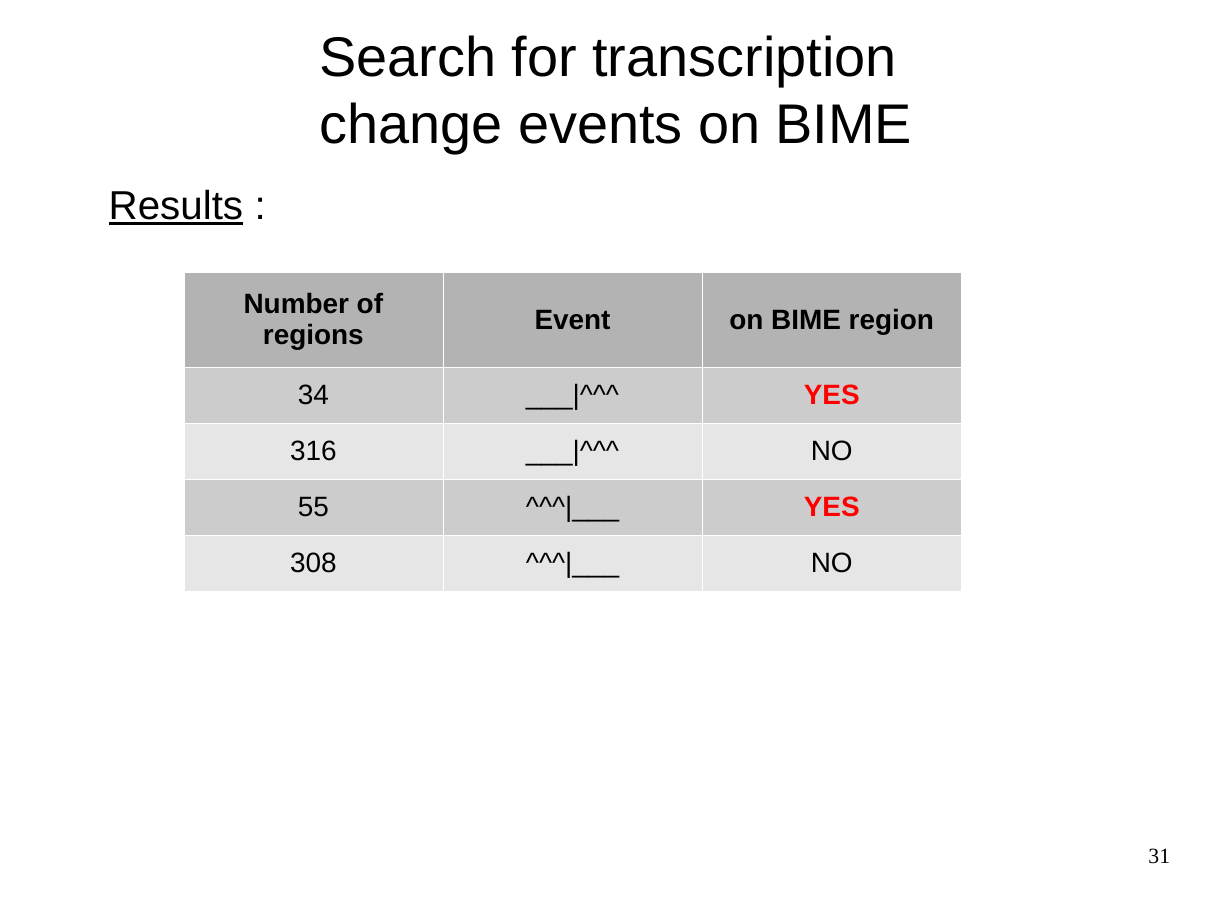
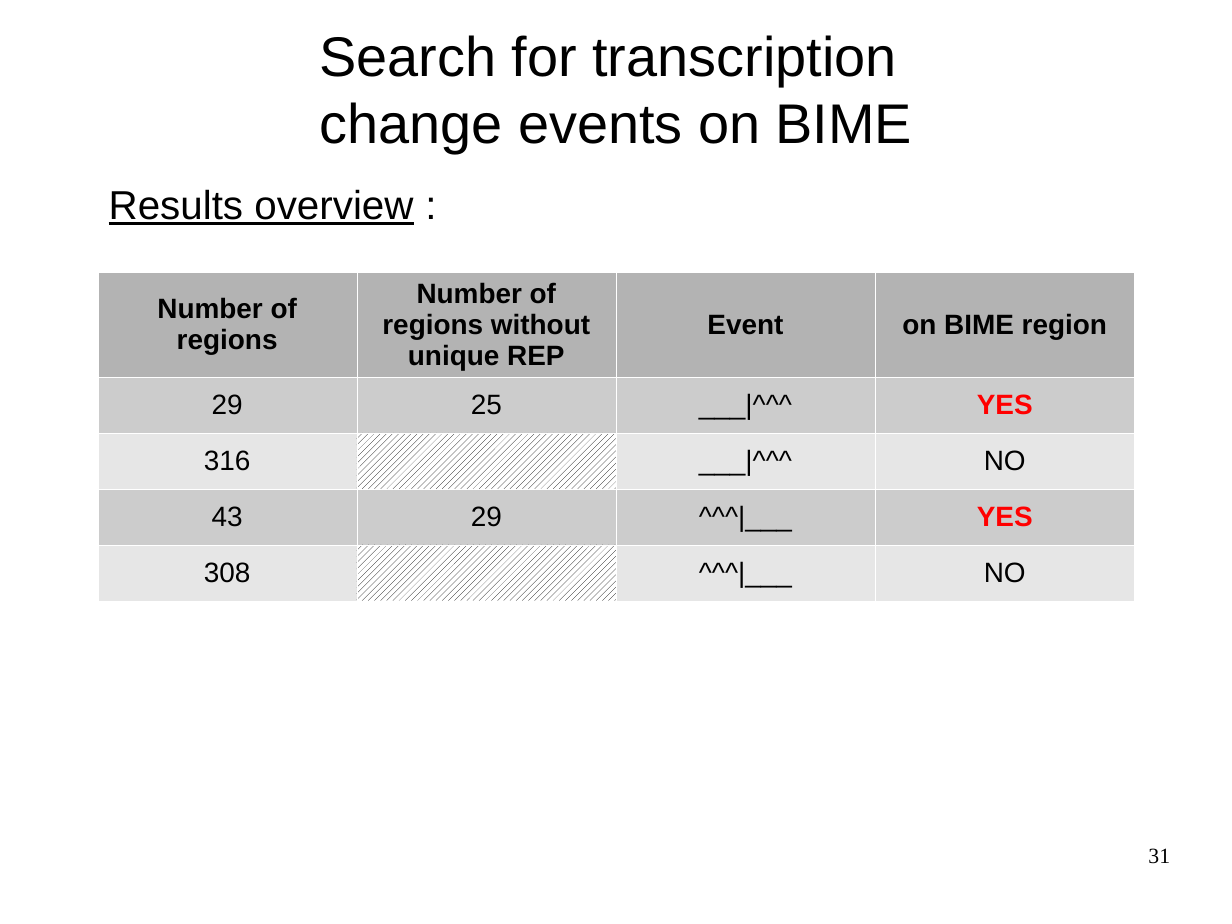
Before and after one commit to mesmeraf/stage_M2, a slide deck: slide 31 of presentation.odp. Drawn at 1232x924 pixels with LibreOffice and Linux fonts; fonts in the diff are those of the drawing; background and template pictures are left out. Boxes give left, top, right and bottom in pixels: in the first picture for what was removed or moved away, otherwise in the second. Text is boxed around its words. In the diff, an @@ line names an element or a change of style, - is before the commit and + after.

Commit message:
Ajout resultats BIME presentation

```diff
--- a/presentation.odp
+++ b/presentation.odp
@@ text at (109,189,413,225): text changed @@
-Results :
+Results overview :
@@ table at (97,272,1135,600) @@
-column 1: Number of regions | 34 | 316 | 55 | 308
+column 1: Number of regions | 29 | 316 | 43 | 308
+column 2: Number of regions without unique REP | 25 |  | 29 | 
@@ table: place and size @@
-table at (183,272,961,590)
+table at (97,272,1135,600)
```
Also in this commit, not shown: 2 other slides changed, 6 slides added, 5 other files.
